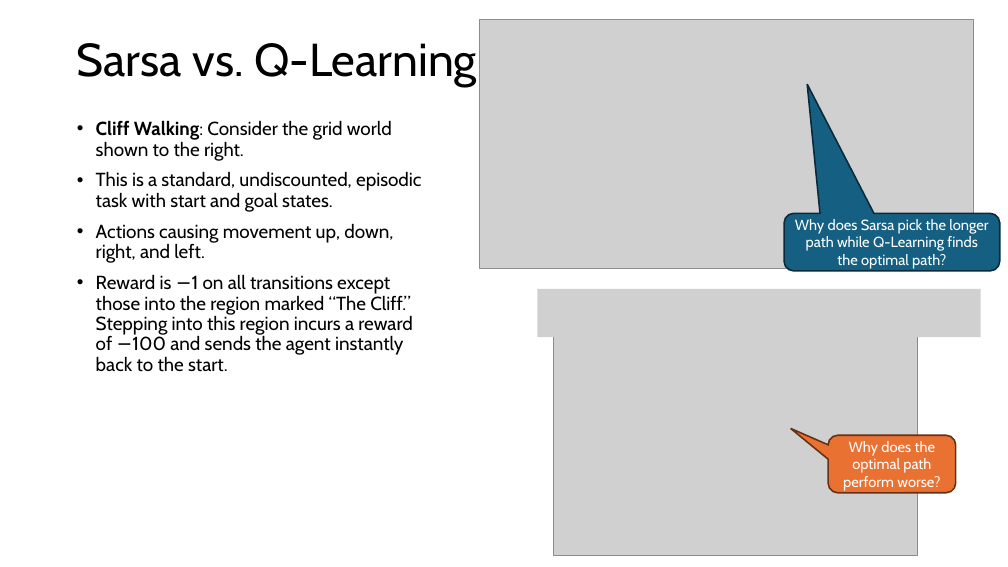
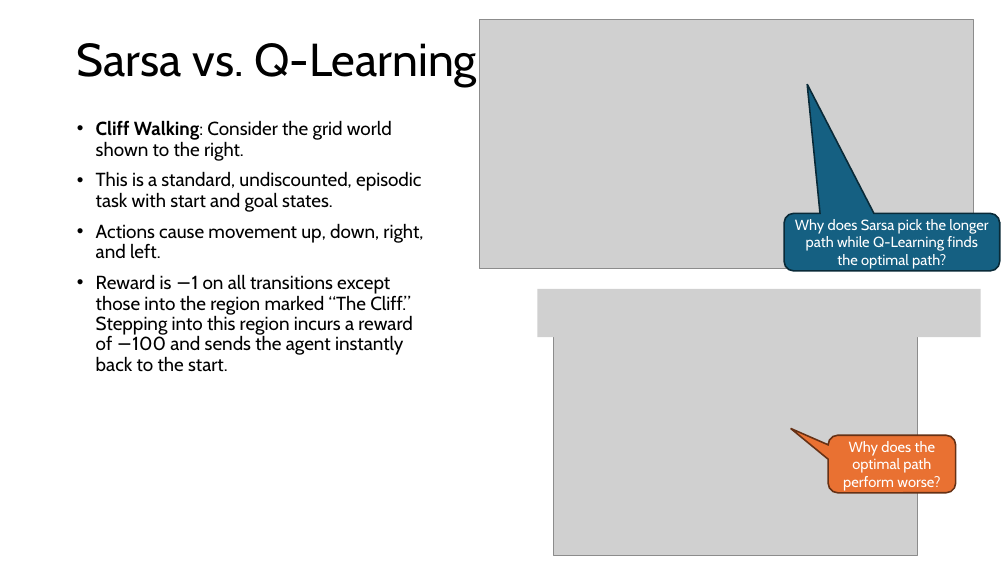
Before and after one commit to mhahsler/Introduction_to_Reinforcement_Learning, a slide deck: slide 23 of slides/Lecture_Chapter06.pptx. Drawn at 1008x567 pixels with LibreOffice and Linux fonts; fonts in the diff are those of the drawing; grey boxes stand for pictures. Boxes give left, top, right and bottom in pixels: in the first picture for what was removed or moved away, otherwise in the second. Text is boxed around its words. In the diff, an @@ line names an element or a change of style, - is before the commit and + after.

```diff
--- a/slides/Lecture_Chapter06.pptx
+++ b/slides/Lecture_Chapter06.pptx
@@ text at [96,223,423,259]: text changed @@
-• Actions causing movement up, down, right, and left.
+• Actions cause movement up, down, right, and left.
```
Also in this commit, not shown: 1 other slide changed, 1 slide added, 1 other file.
